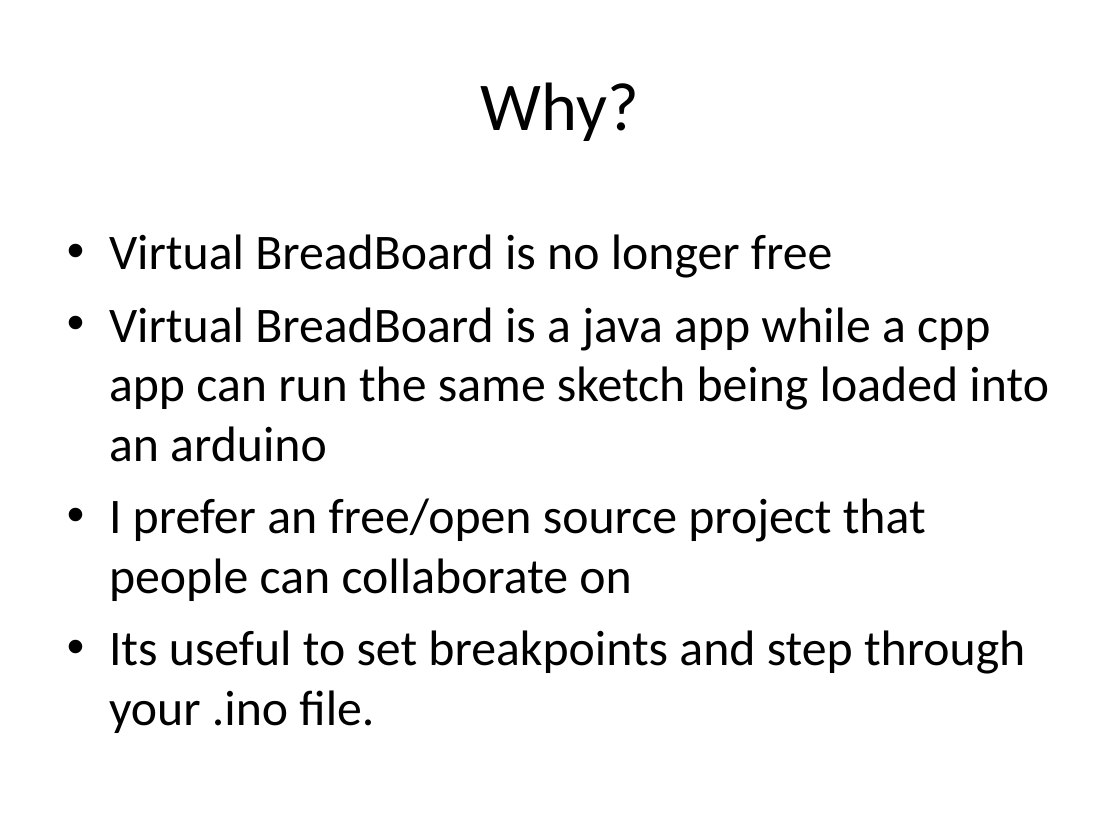
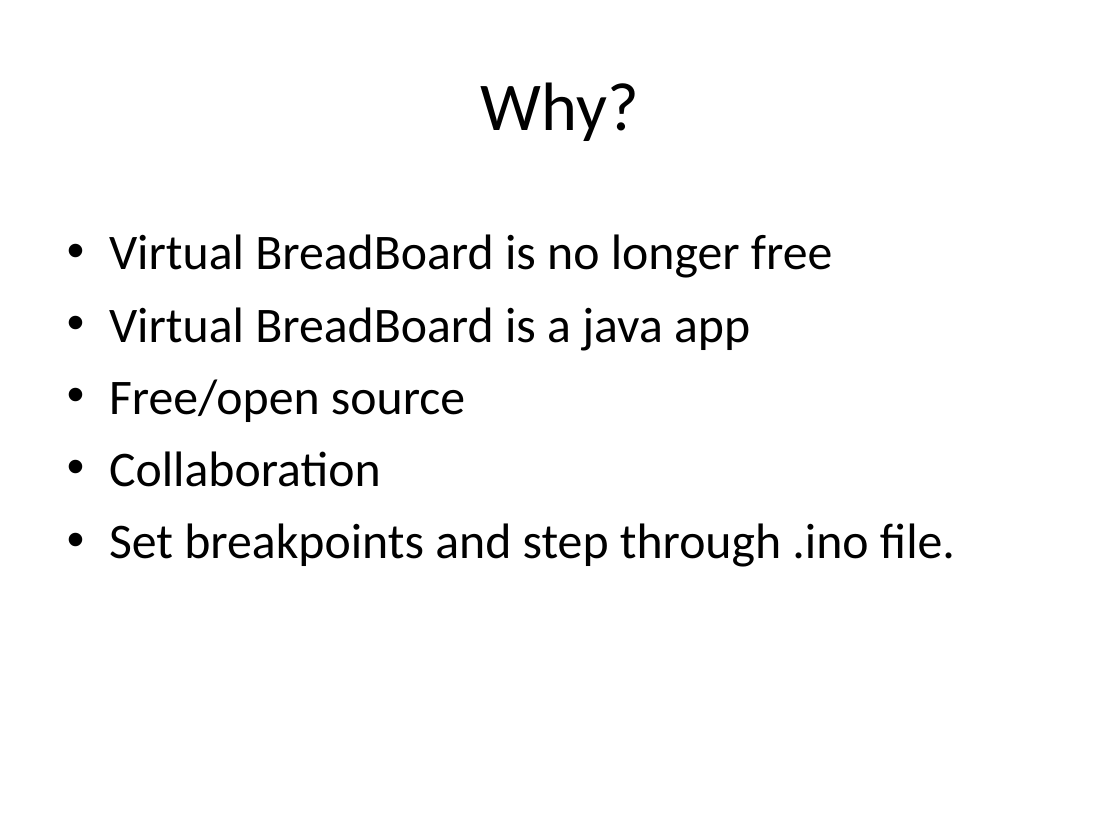
Before and after one commit to Paulware/ArduinoSimulator, a slide deck: slide 2 of Windows Arduino Simulator.ppt. Drawn at 1120x840 pixels with LibreOffice and Linux fonts; fonts in the diff are those of the drawing. Boxes give left, top, right and bottom in pixels: in the first picture for what was removed or moved away, otherwise in the second. Text is boxed around its words. In the diff, an @@ line names an element or a change of style, - is before the commit and + after.

```diff
--- a/Windows Arduino Simulator.ppt
+++ b/Windows Arduino Simulator.ppt
@@ text at (109, 307, 955, 567): text changed @@
-• Virtual BreadBoard is a java app while a cpp app can run the same sketch being loaded into an arduino
-• I prefer an free/open source project that people can collaborate on
-• Its useful to set breakpoints and step through your .ino file.
+• Virtual BreadBoard is a java app
+• Free/open source
+• Collaboration
+• Set breakpoints and step through .ino file.
```
Also in this commit, not shown: 2 other slides changed, 23 other files.
